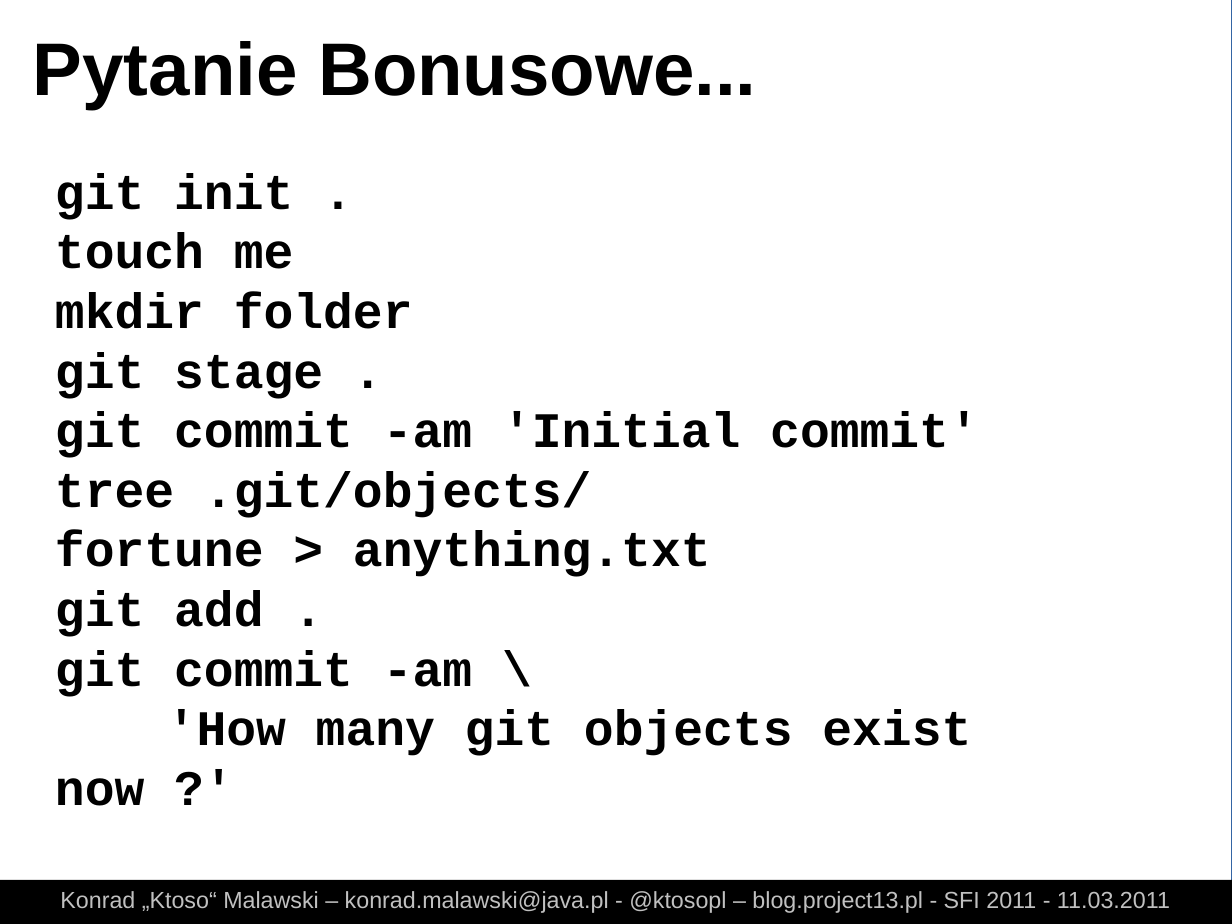
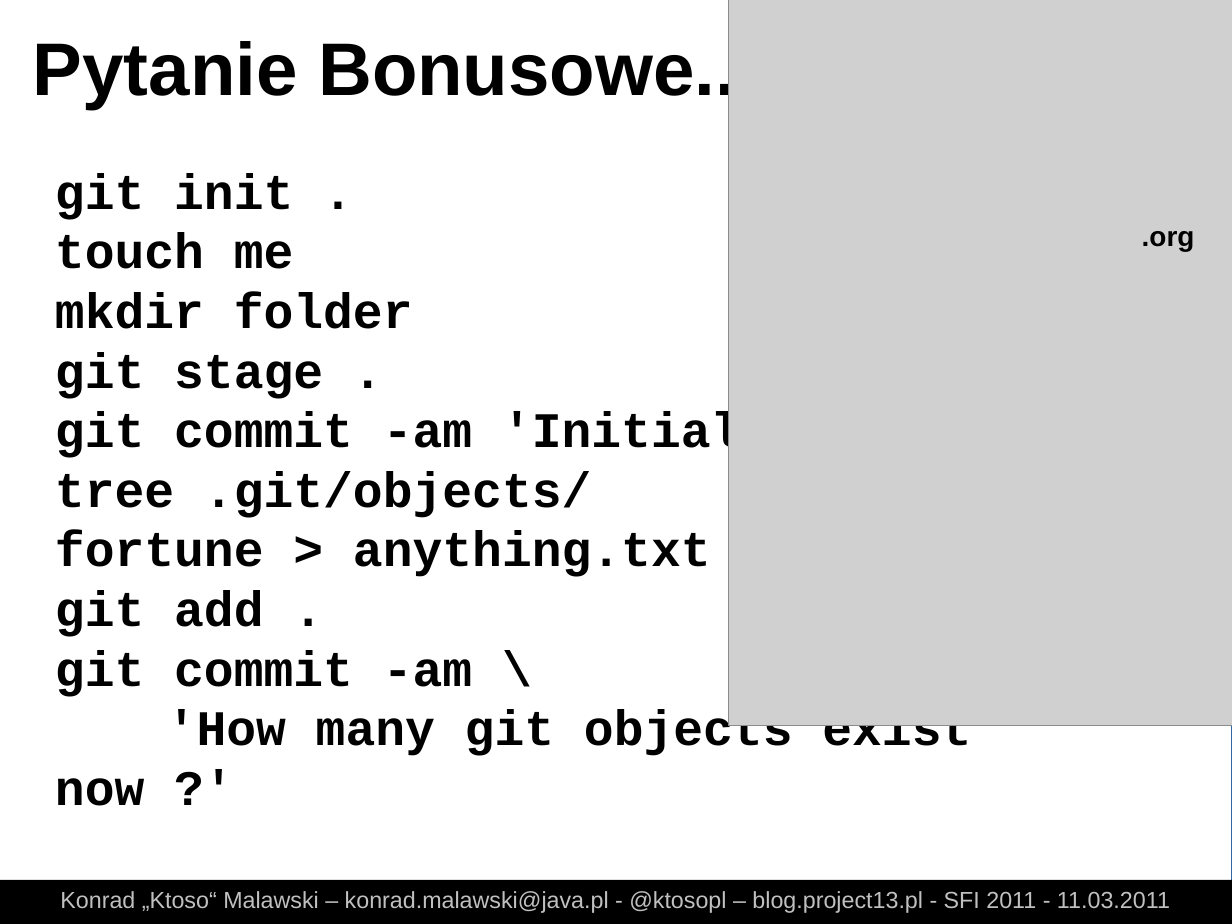
Before and after one commit to ktoso/git-presentation, a slide deck: slide 89 of slides.odp (slide 88 before the commit). Drawn at 1232x924 pixels with LibreOffice and Linux fonts; fonts in the diff are those of the drawing; grey boxes stand for pictures. Boxes give left, top, right and bottom in pixels: in the first picture for what was removed or moved away, otherwise in the second. Text is boxed around its words. In the diff, an @@ line names an element or a change of style, - is before the commit and + after.

```diff
--- a/slides.odp
+++ b/slides.odp
@@ picture added at bbox=[729, 0, 1232, 726] @@
@@ text added at bbox=[1142, 231, 1195, 251], 18 pt, text #000000, bold @@
+.org
```
Also in this commit, not shown: 3 other slides changed, 1 slide added, 2 other files.
